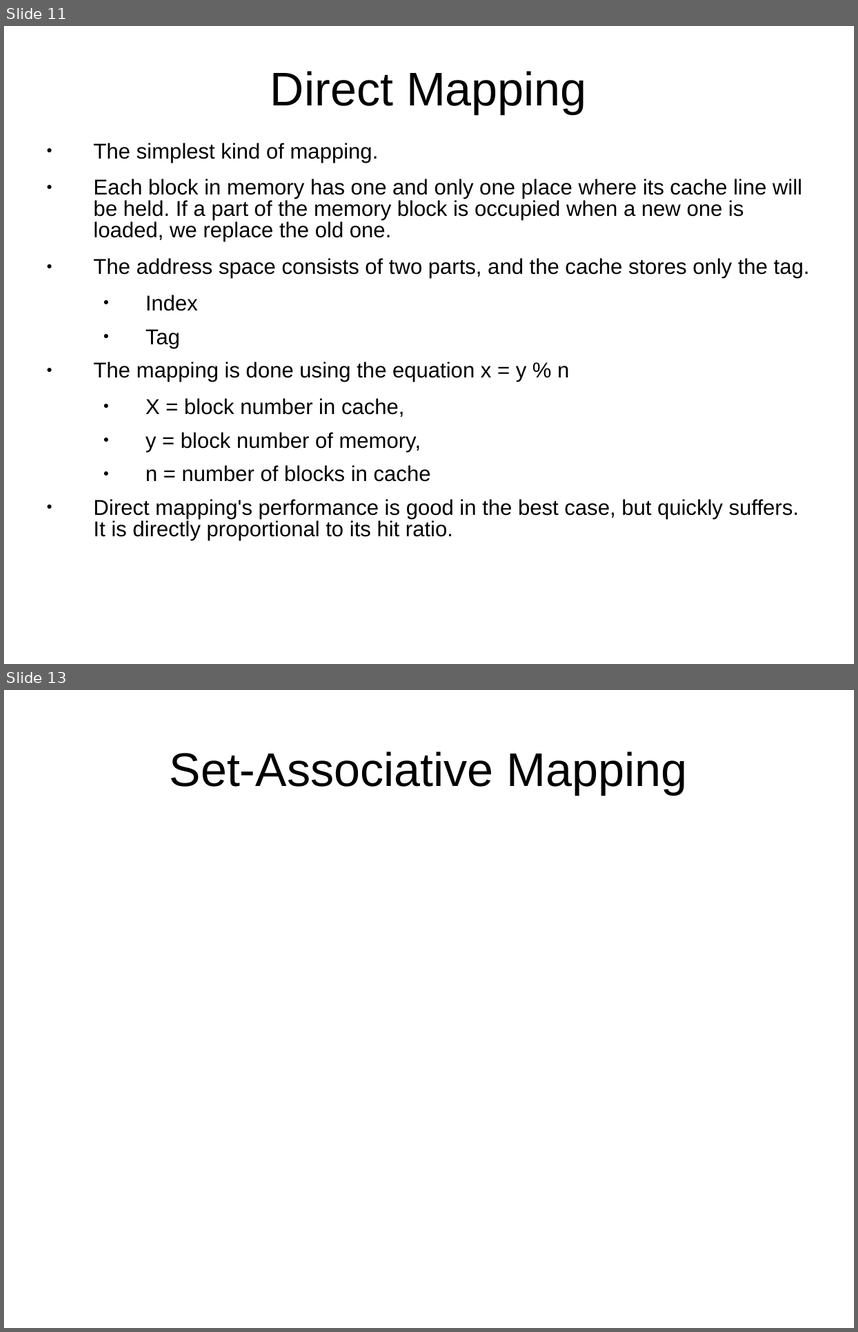
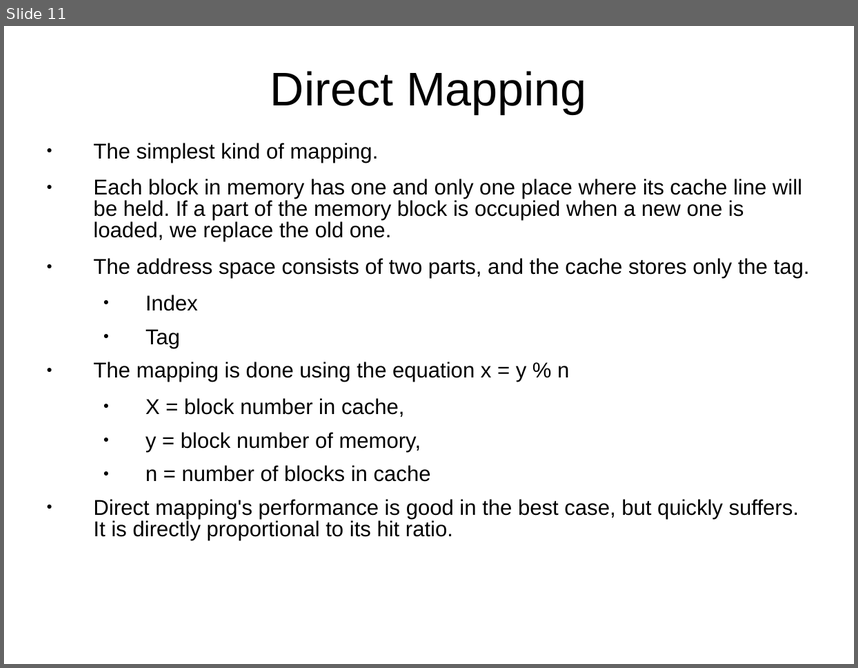
Before and after one commit to Gibbedboy/CSCI-460-Presentation, a slide deck: CacheMemory.ppt. Shown one above the other, each under a label of ours: slides 11 and 13 before the commit, slide 11 after it; the slides between them are not shown. The pictures are 858x1332 and 858x668 pixels, drawn with LibreOffice and Linux fonts; fonts in the diff are those of the drawing. Boxes give left, top, right and bottom in pixels: in the first picture for what was removed or moved away, otherwise in the second. Text is boxed around its words. In the diff, an @@ line names an element or a change of style, - is before the commit and + after.

Commit message:
Cache Mapping Done

```diff
--- a/CacheMemory.ppt
+++ b/CacheMemory.ppt
@@ slide 13 removed at <box>4,690,854,1328</box>, background #FFFFFF @@
@@ title removed at <box>170,751,688,794</box> @@
-Set-Associative Mapping
```
Also in this commit, not shown: 5 slides added, 2 other slides removed, 1 other file.
